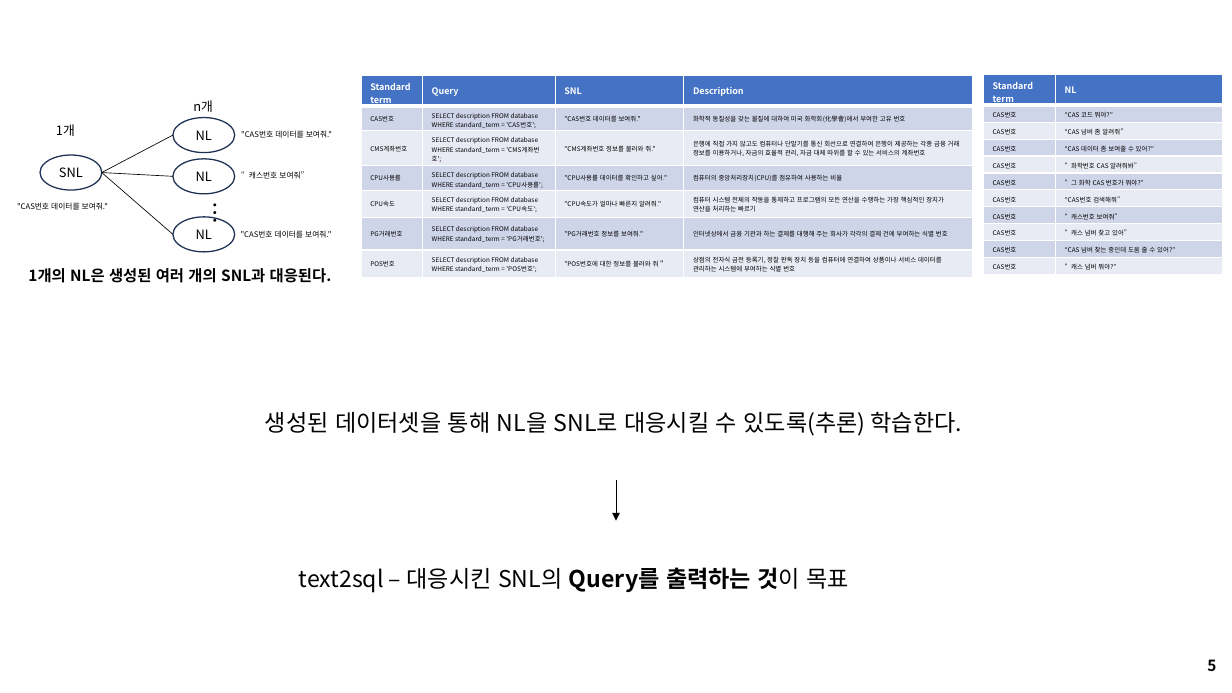
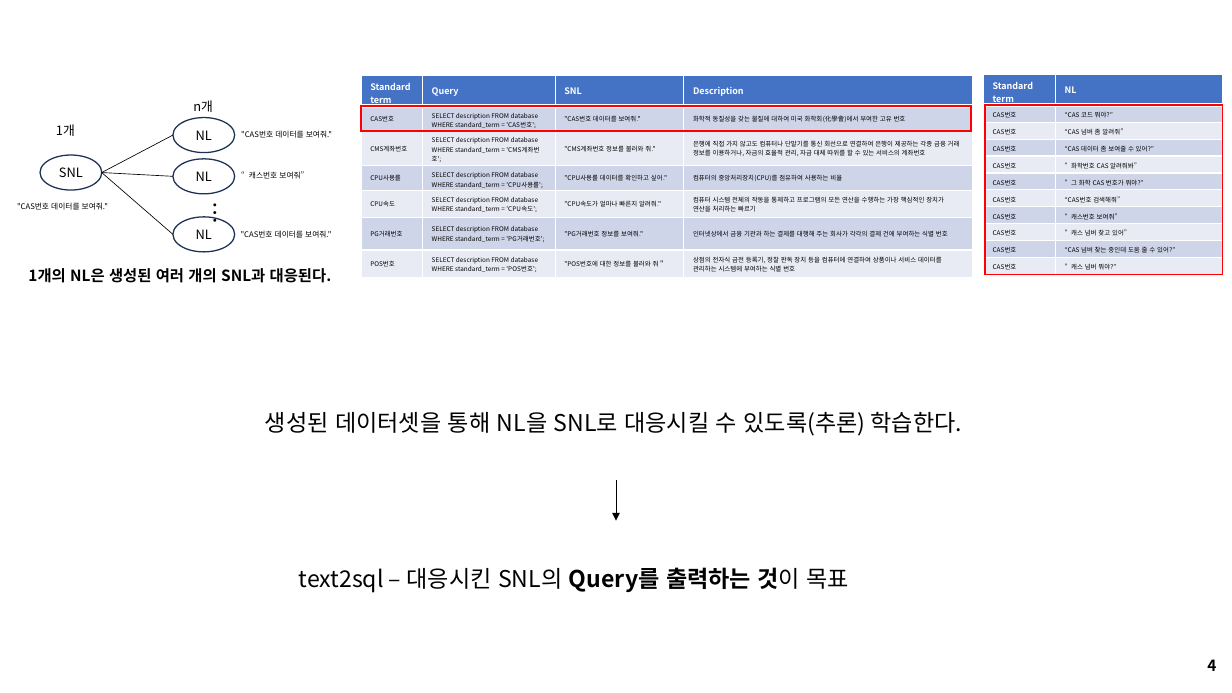
Before and after one commit to seungdeng/DELab, a slide deck: slide 4 of PPT/DSLab_이승건_특허.pptx (slide 5 before the commit). Drawn at 1232x693 pixels with LibreOffice and Linux fonts; fonts in the diff are those of the drawing. Boxes give left, top, right and bottom in pixels: in the first picture for what was removed or moved away, otherwise in the second. Text is boxed around its words. In the diff, an @@ line names an element or a change of style, - is before the commit and + after.

```diff
--- a/PPT/DSLab_이승건_특허.pptx
+++ b/PPT/DSLab_이승건_특허.pptx
@@ rectangle added at (361, 106, 971, 131), outline #FF0000 1.5 pt @@
@@ rectangle added at (985, 105, 1223, 274), outline #FF0000 1.5 pt @@
@@ text at (1207, 659, 1216, 671): text changed @@
-5
+4
```
Also in this commit, not shown: 4 other slides changed, 1 slide removed.
